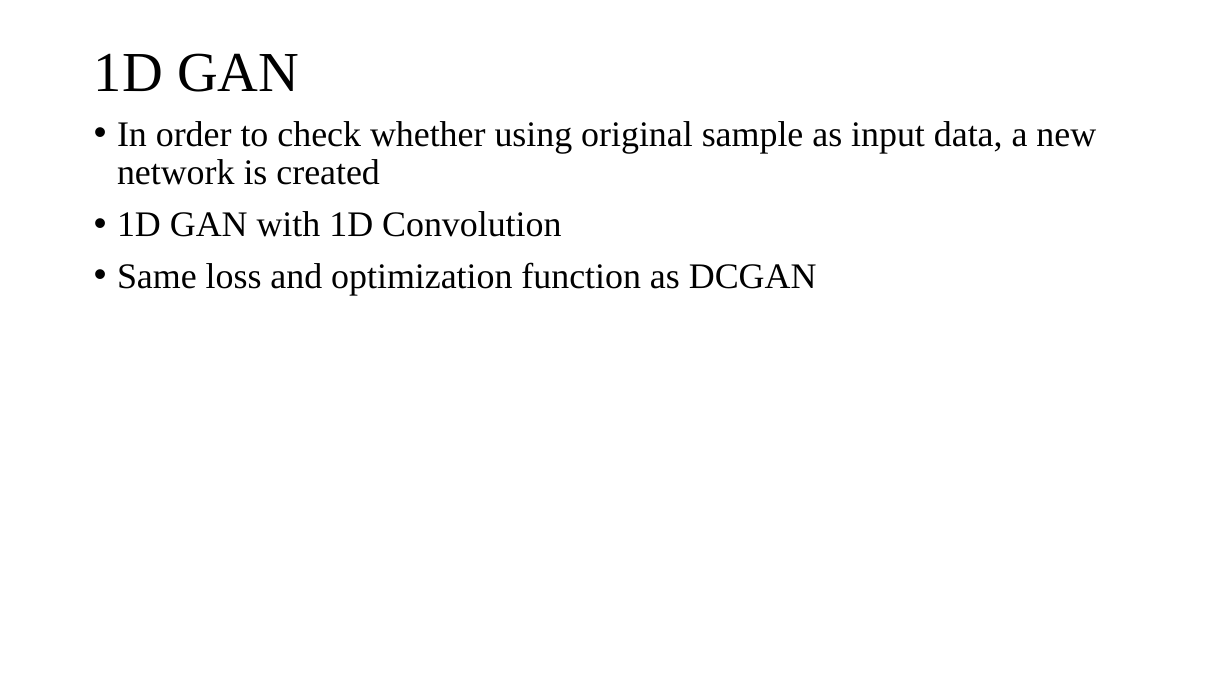
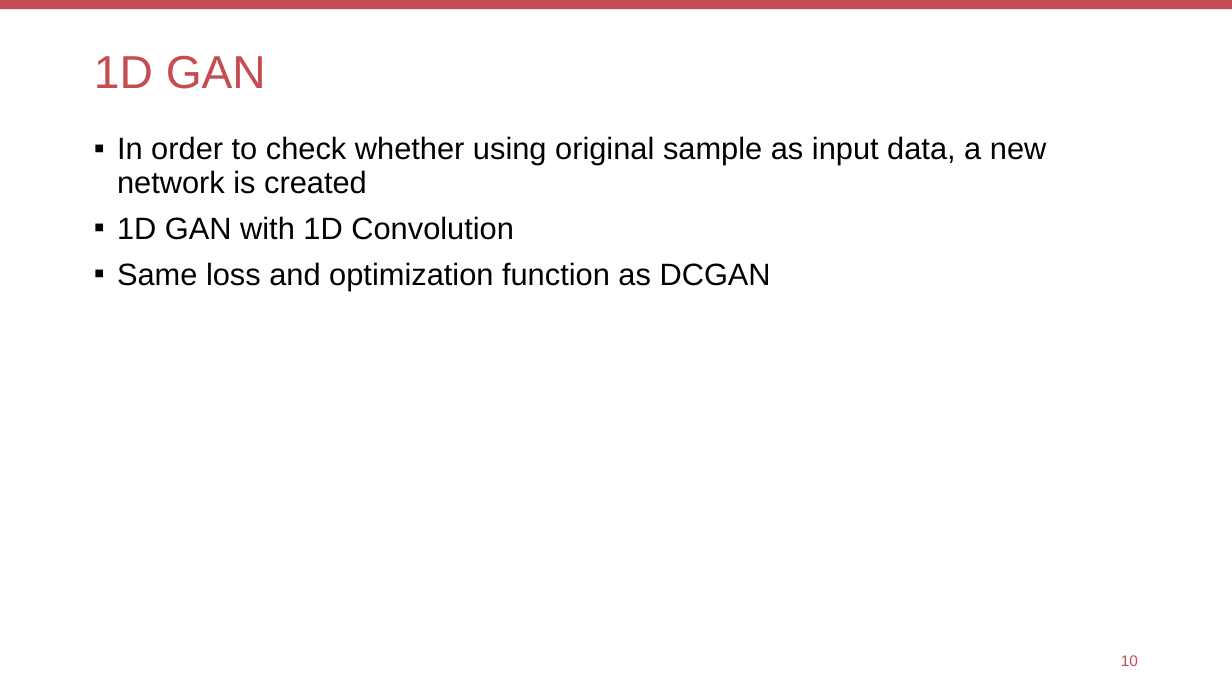
Before and after one commit to KevSr/GAN-study, a slide deck: slide 11 of GAN and MoG/FER and GANs.pptx. Drawn at 1232x693 pixels with LibreOffice and Linux fonts; fonts in the diff are those of the drawing. Boxes give left, top, right and bottom in pixels: in the first picture for what was removed or moved away, otherwise in the second. Text is boxed around its words. In the diff, an @@ line names an element or a change of style, - is before the commit and + after.

Commit message:
changed font and template

```diff
--- a/GAN and MoG/FER and GANs.pptx
+++ b/GAN and MoG/FER and GANs.pptx
@@ rectangle added at (x1=0, y1=0, x2=1232, y2=9), fill #C54C52 @@
@@ title "1D GAN" at (x1=94, y1=55, x2=266, y2=89): size 44 to 36 pt, font Times New Roman to Arial, text colour #000000 to #C54C52 @@
@@ text "In order to check whether ..." moved from (x1=117, y1=121, x2=1096, y2=295) to (x1=117, y1=136, x2=1047, y2=290) @@
@@ text "In order to check whether ..." at (x1=117, y1=136, x2=1047, y2=290): size 28 to 24 pt, font Times New Roman to Arial; bullet • to ▪ @@
@@ page number added at (x1=1121, y1=655, x2=1138, y2=666), 12 pt, text #C54C52 @@
+10
```
Also in this commit, not shown: 15 other slides changed.
